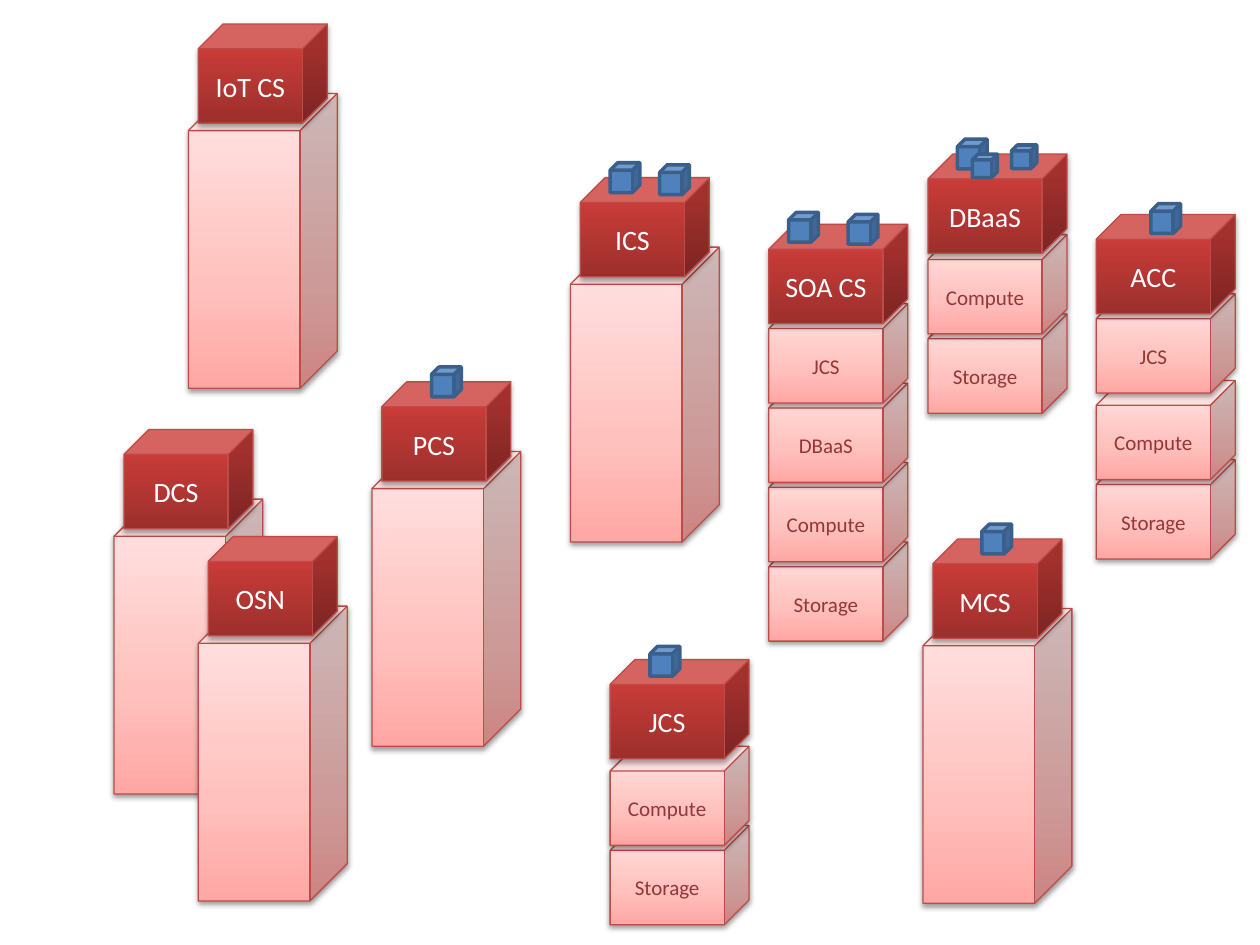
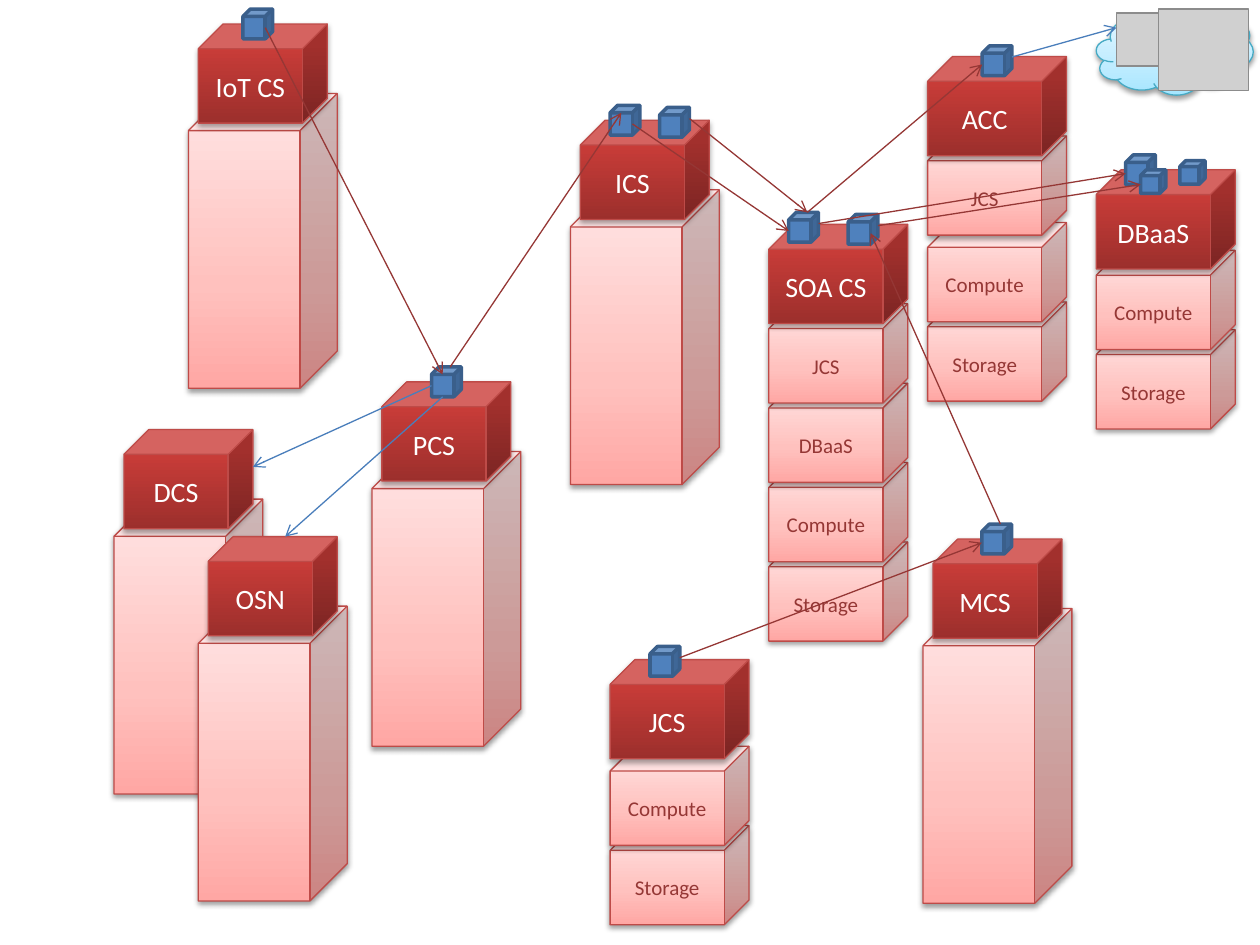
Before and after one commit to lucasjellema/aced-cloud-demo-ofmw2016-valencia, a slide deck: slide 5 of ofmw-forum2016-valencia-demo.pptx. Drawn at 1260x945 pixels with LibreOffice and Linux fonts; fonts in the diff are those of the drawing; grey boxes stand for pictures. Boxes give left, top, right and bottom in pixels: in the first picture for what was removed or moved away, otherwise in the second. Text is boxed around its words. In the diff, an @@ line names an element or a change of style, - is before the commit and + after.

Commit message:
Extended slide with all cloud service stacks

```diff
--- a/ofmw-forum2016-valencia-demo.pptx
+++ b/ofmw-forum2016-valencia-demo.pptx
@@ cube added at <box>243,9,273,39</box>, fill #4F81BD, outline #3A5F8C 2 pt @@
@@ arrow added from (266, 28) to (442, 374), #953735 0.75 pt @@
@@ arrow added from (1012, 57) to (1116, 28), #4B7EBC 0.75 pt @@
@@ cloud added at <box>1096,11,1254,96</box>, fill gradient #A7E6FF to #C1EDFF to #E7F8FF, outline #46AAC5 0.75 pt @@
@@ picture added at <box>1116,13,1200,66</box> @@
@@ picture added at <box>1158,9,1249,91</box> @@
@@ cube "ACC": place and size @@
-cube "ACC" at <box>1096,214,1235,314</box>
+cube "ACC" at <box>927,57,1066,156</box>
@@ cube: place and size @@
-cube at <box>1150,204,1181,234</box>
+cube at <box>983,45,1013,76</box>
@@ arrow added from (808, 213) to (983, 64), #953735 0.75 pt @@
@@ arrow added from (450, 367) to (621, 113), #953735 0.75 pt @@
@@ cube: place and size @@
-cube at <box>610,163,640,193</box>
+cube at <box>610,106,640,136</box>
@@ cube: place and size @@
-cube at <box>660,165,690,195</box>
+cube at <box>660,107,690,137</box>
@@ arrow added from (689, 118) to (808, 213), #953735 0.75 pt @@
@@ cube "ICS": place and size @@
-cube "ICS" at <box>581,178,709,277</box>
+cube "ICS" at <box>581,120,709,219</box>
@@ arrow added from (633, 123) to (789, 231), #953735 0.75 pt @@
@@ 3 cubes: place and size @@
-3 cubes at <box>1096,294,1235,559</box>
+3 cubes at <box>927,136,1066,402</box>
@@ arrow added from (819, 223) to (1125, 174), #953735 0.75 pt @@
@@ 6 cubes: place and size @@
-6 cubes at <box>929,140,1067,413</box>
+6 cubes at <box>1096,155,1235,430</box>
@@ cube: place and size @@
-cube at <box>571,247,719,542</box>
+cube at <box>571,190,719,485</box>
@@ arrow added from (878, 226) to (1140, 184), #953735 0.75 pt @@
@@ arrow added from (1000, 524) to (871, 233), #953735 0.75 pt @@
@@ arrow added from (432, 386) to (253, 467), #4B7EBC 0.75 pt @@
@@ arrow added from (442, 397) to (285, 537), #4B7EBC 0.75 pt @@
@@ arrow added from (680, 658) to (982, 543), #953735 0.75 pt @@
```
